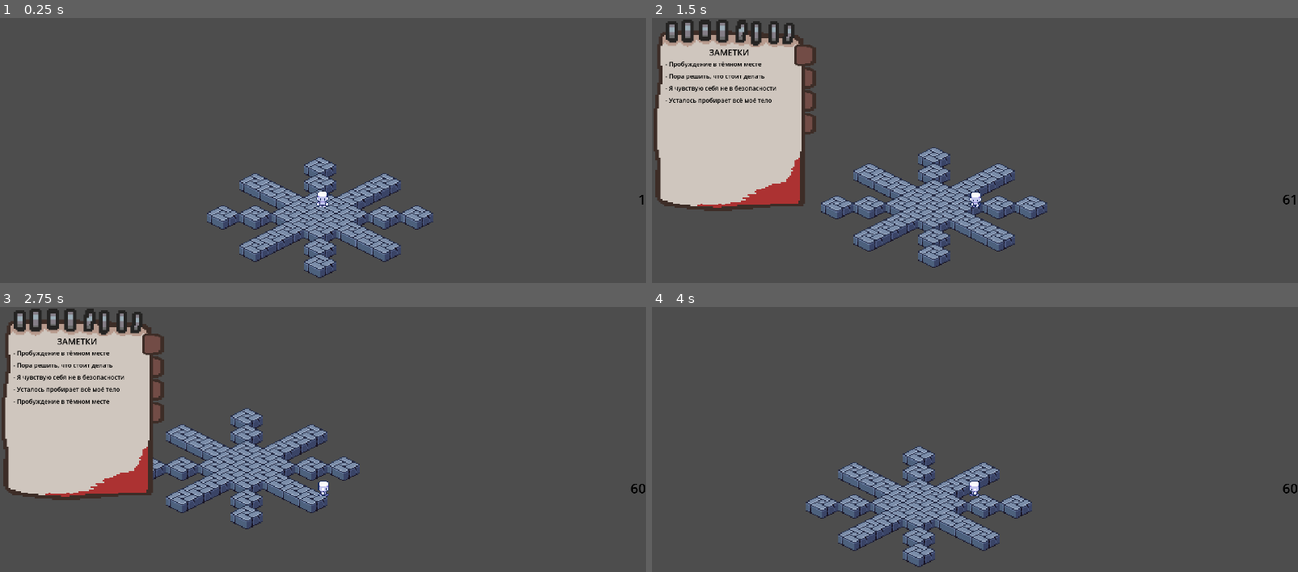
Above: before the commit, frames 1-4 (two rows, left to right).
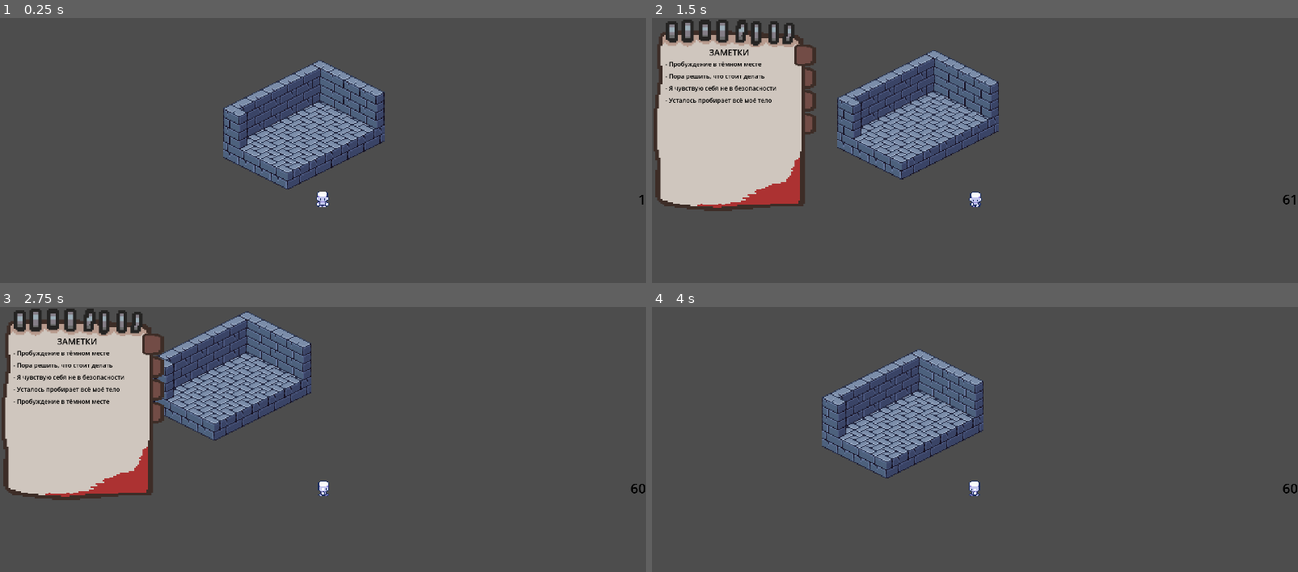
Above: after the commit, the same moments.

Repository: yeszvq/podval2_demo
Game: Godot game, scene res://scene/game/level/test_level.tscn
Two runs of this game, one before a commit and one after it. Both use one fixed random seed, a clock stepped at 60 frames per second and the inputs below.
Inputs (mouse positions are in pixels of both pictures, inside the frame that each line leads up to):
- Up to frame 1 (0.25 s): no input
- Up to frame 2 (1.5 s): tap Enter at 0.5 s; move the mouse to (1117, 182) at 0.52 s; hold D (right) 0.53-1.28 s; click (1117, 182) at 0.6 s; move the mouse to (845, 216) at 1.27 s; hold S (down) from 1.28 s (still down); tap Tab (open_invetory) at 1.35 s
- Up to frame 3 (2.75 s): move the mouse to (387, 407) at 2.02 s; release S (down) at 2.03 s; hold D (right) from 2.03 s (still down); tap T (test_button) at 2.1 s
- Up to frame 4 (4 s): move the mouse to (942, 561) at 2.77 s; release D (right) at 2.78 s; hold W (up) 2.78-3.53 s; click (942, 561) at 2.85 s; move the mouse to (1168, 542) at 3.52 s; hold A (left) from 3.53 s (still down); tap Tab (open_invetory) at 3.6 s

The runs differ from the first frame. In frame 1, 15% of the frame differs, in the area x 32-68%, y 16-99%; in frame 2, 15%; in frame 3, 14%; in frame 4, 15%.

Commit message:
Работа над тайлмапом
Изменения texture origin для лучшего отображения тайлов друг на друге

Diff:
--- a/scene/game/level/test_level.tscn
+++ b/scene/game/level/test_level.tscn
@@ -29,9 +29,6 @@
 0:0/0/physics_layer_0/linear_velocity = Vector2(0, 0)
 0:0/0/physics_layer_0/angular_velocity = 0.0
 0:0/0/physics_layer_0/polygon_0/points = PackedVector2Array(0, -8, -16, 0, 0, 8, 16, 0)
-1:0/0 = 0
-1:0/0/physics_layer_0/linear_velocity = Vector2(0, 0)
-1:0/0/physics_layer_0/angular_velocity = 0.0
 2:0/0 = 0
 2:0/0/physics_layer_0/linear_velocity = Vector2(0, 0)
 2:0/0/physics_layer_0/angular_velocity = 0.0
@@ -39,9 +36,11 @@
 3:0/0/physics_layer_0/linear_velocity = Vector2(0, 0)
 3:0/0/physics_layer_0/angular_velocity = 0.0
 4:0/0 = 0
+4:0/0/texture_origin = Vector2i(0, 8)
 4:0/0/physics_layer_0/linear_velocity = Vector2(0, 0)
 4:0/0/physics_layer_0/angular_velocity = 0.0
 5:0/0 = 0
+5:0/0/texture_origin = Vector2i(0, 8)
 5:0/0/physics_layer_0/linear_velocity = Vector2(0, 0)
 5:0/0/physics_layer_0/angular_velocity = 0.0
 0:1/0 = 0
@@ -57,15 +56,19 @@
 3:1/0/physics_layer_0/linear_velocity = Vector2(0, 0)
 3:1/0/physics_layer_0/angular_velocity = 0.0
 4:1/0 = 0
+4:1/0/texture_origin = Vector2i(0, 8)
 4:1/0/physics_layer_0/linear_velocity = Vector2(0, 0)
 4:1/0/physics_layer_0/angular_velocity = 0.0
 5:1/0 = 0
+5:1/0/texture_origin = Vector2i(0, 8)
 5:1/0/physics_layer_0/linear_velocity = Vector2(0, 0)
 5:1/0/physics_layer_0/angular_velocity = 0.0
 0:2/0 = 0
+0:2/0/texture_origin = Vector2i(0, 8)
 0:2/0/physics_layer_0/linear_velocity = Vector2(0, 0)
 0:2/0/physics_layer_0/angular_velocity = 0.0
 1:2/0 = 0
+1:2/0/texture_origin = Vector2i(0, 8)
 1:2/0/physics_layer_0/linear_velocity = Vector2(0, 0)
 1:2/0/physics_layer_0/angular_velocity = 0.0
 2:2/0 = 0
@@ -81,9 +84,11 @@
 5:2/0/physics_layer_0/linear_velocity = Vector2(0, 0)
 5:2/0/physics_layer_0/angular_velocity = 0.0
 0:3/0 = 0
+0:3/0/texture_origin = Vector2i(0, 8)
 0:3/0/physics_layer_0/linear_velocity = Vector2(0, 0)
 0:3/0/physics_layer_0/angular_velocity = 0.0
 1:3/0 = 0
+1:3/0/texture_origin = Vector2i(0, 8)
 1:3/0/physics_layer_0/linear_velocity = Vector2(0, 0)
 1:3/0/physics_layer_0/angular_velocity = 0.0
 2:3/0 = 0
@@ -170,6 +175,53 @@
 5:7/0 = 0
 5:7/0/physics_layer_0/linear_velocity = Vector2(0, 0)
 5:7/0/physics_layer_0/angular_velocity = 0.0
+1:0/0 = 0
+1:0/0/physics_layer_0/linear_velocity = Vector2(0, 0)
+1:0/0/physics_layer_0/angular_velocity = 0.0
+
+[sub_resource type="TileSetAtlasSource" id="TileSetAtlasSource_py626"]
+texture = ExtResource("1_t7mr3")
+texture_region_size = Vector2i(32, 32)
+0:0/0 = 0
+0:0/0/texture_origin = Vector2i(0, 8)
+0:0/0/physics_layer_0/linear_velocity = Vector2(0, 0)
+0:0/0/physics_layer_0/angular_velocity = 0.0
+0:0/0/physics_layer_0/polygon_0/points = PackedVector2Array(0, -8, -16, 0, 0, 8, 16, 0)
+1:0/0 = 0
+1:0/0/physics_layer_0/linear_velocity = Vector2(0, 0)
+1:0/0/physics_layer_0/angular_velocity = 0.0
+1:0/0/physics_layer_0/polygon_0/points = PackedVector2Array(0, -8, -16, 0, 0, 8, 16, 0)
+2:0/0 = 0
+2:0/0/physics_layer_0/linear_velocity = Vector2(0, 0)
+2:0/0/physics_layer_0/angular_velocity = 0.0
+0:1/0 = 0
+0:1/0/texture_origin = Vector2i(0, 4)
+0:1/0/physics_layer_0/linear_velocity = Vector2(0, 0)
+0:1/0/physics_layer_0/angular_velocity = 0.0
+1:1/0 = 0
+1:1/0/physics_layer_0/linear_velocity = Vector2(0, 0)
+1:1/0/physics_layer_0/angular_velocity = 0.0
+2:1/0 = 0
+2:1/0/physics_layer_0/linear_velocity = Vector2(0, 0)
+2:1/0/physics_layer_0/angular_velocity = 0.0
+3:0/0 = 0
+3:0/0/physics_layer_0/linear_velocity = Vector2(0, 0)
+3:0/0/physics_layer_0/angular_velocity = 0.0
+3:1/0 = 0
+3:1/0/physics_layer_0/linear_velocity = Vector2(0, 0)
+3:1/0/physics_layer_0/angular_velocity = 0.0
+4:0/0 = 0
+4:0/0/physics_layer_0/linear_velocity = Vector2(0, 0)
+4:0/0/physics_layer_0/angular_velocity = 0.0
+4:1/0 = 0
+4:1/0/physics_layer_0/linear_velocity = Vector2(0, 0)
+4:1/0/physics_layer_0/angular_velocity = 0.0
+5:1/0 = 0
+5:1/0/physics_layer_0/linear_velocity = Vector2(0, 0)
+5:1/0/physics_layer_0/angular_velocity = 0.0
+5:0/0 = 0
+5:0/0/physics_layer_0/linear_velocity = Vector2(0, 0)
+5:0/0/physics_layer_0/angular_velocity = 0.0
 
 [sub_resource type="TileSet" id="TileSet_3sp4n"]
 tile_shape = 1
@@ -177,6 +229,7 @@
 physics_layer_0/collision_layer = 0
 physics_layer_0/collision_mask = 0
 sources/1 = SubResource("TileSetAtlasSource_3d2jg")
+sources/2 = SubResource("TileSetAtlasSource_py626")
 
 [node name="test_level" type="Node2D"]
 y_sort_enabled = true
@@ -187,17 +240,32 @@
 y_sort_enabled = true
 position = Vector2(0, -7)
 tile_set = SubResource("TileSet_3sp4n")
+cell_quadrant_size = 32
 format = 2
 layer_0/name = "Пол"
 layer_0/y_sort_enabled = true
-layer_0/tile_data = PackedInt32Array(458752, 65537, 0, 524289, 65537, 0, 589825, 65537, 0, 655362, 65537, 0, 262146, 65537, 0, 327681, 65537, 0, 393217, 65537, 0, 524288, 65537, 0, 655359, 65537, 0, 720895, 65537, 0, 393216, 65537, 0, 393215, 65537, 0, 327679, 65537, 0, 458753, 65537, 0, 458754, 65537, 0, 458755, 65537, 0, 524287, 65537, 0, 524286, 65537, 0, 524285, 65537, 0, 65536, 65537, 0, 196608, 65537, 0, 327680, 65537, 0, 589824, 65537, 0, 720896, 65537, 0, 851968, 65537, 0, 786430, 65537, 0, 720898, 65537, 0, 262142, 65537, 0, 196610, 65537, 0)
+layer_0/tile_data = PackedInt32Array(-262144, 2, 0, -131073, 2, 0, -65537, 2, 0, -2, 2, 0, 65535, 2, 0, -1, 2, 0, -131072, 2, 0, -196608, 2, 0, -262143, 2, 0, -327680, 2, 0, 65534, 2, 0, 131070, 2, 0, 131071, 2, 0, 0, 2, 0, -65536, 2, 0, 196607, 2, 0, -131071, 2, 0, 262143, 2, 0, 131072, 2, 0, 65536, 2, 0, 1, 2, 0, -196607, 2, 0, -131070, 2, 0, -65535, 2, 0)
 layer_1/name = "Стены"
 layer_1/enabled = true
 layer_1/modulate = Color(1, 1, 1, 1)
 layer_1/y_sort_enabled = true
 layer_1/y_sort_origin = 0
 layer_1/z_index = 1
-layer_1/tile_data = PackedInt32Array()
+layer_1/tile_data = PackedInt32Array(-262145, 65537, 2, -393215, 1, 2, -65538, 262145, 0, -458752, 327681, 1, -393216, 65537, 2, -196609, 65537, 2, -131074, 65537, 2, -327679, 1, 2, -262142, 1, 2)
+layer_2/name = "Стены_2"
+layer_2/enabled = true
+layer_2/modulate = Color(1, 1, 1, 1)
+layer_2/y_sort_enabled = true
+layer_2/y_sort_origin = 0
+layer_2/z_index = 2
+layer_2/tile_data = PackedInt32Array(-262146, 65537, 2, -327681, 65537, 2, -524288, 65537, 2, -393217, 65537, 2, -196610, 262145, 0, -589824, 327681, 1, -524287, 1, 2, -458751, 1, 2, -393214, 1, 2)
+layer_3/name = "Стены_3"
+layer_3/enabled = true
+layer_3/modulate = Color(1, 1, 1, 1)
+layer_3/y_sort_enabled = true
+layer_3/y_sort_origin = 0
+layer_3/z_index = 3
+layer_3/tile_data = PackedInt32Array()
 script = ExtResource("2_xkvuo")
 
 [node name="player" parent="." instance=ExtResource("2_pdvt1")]
Binary file changed: assets/sprite/object/image.png
Not shown: 1 places in scene/game/level/test_level.tscn that only renumber resources
